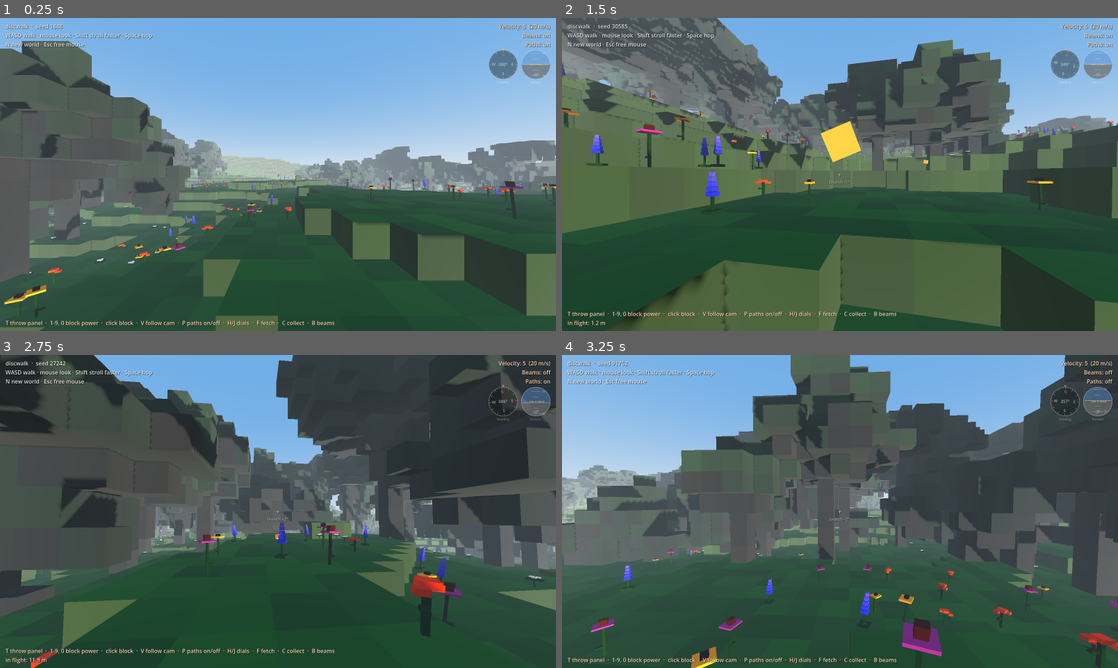
Above: before the commit, frames 1-4 (two rows, left to right).
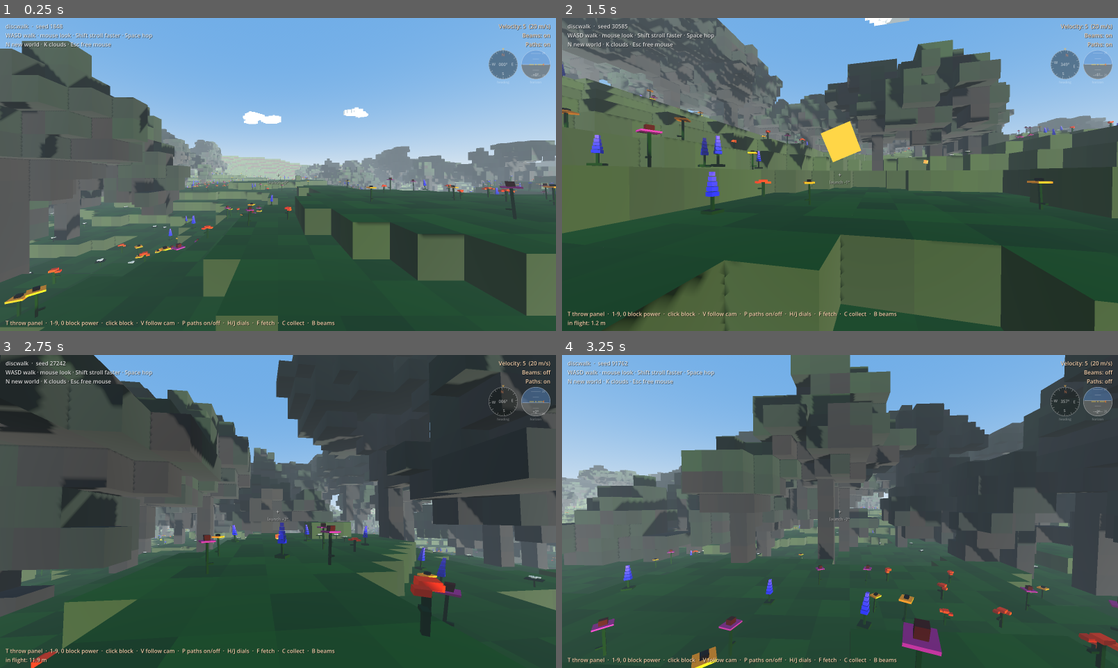
Above: after the commit, the same moments.

Repository: ghukill/discwalk
Game: Godot game, scene res://scenes/main.tscn
Same seed, same stepped clock (60 frames per second), same inputs: the game is played once before the commit and once after it.
Inputs (mouse positions are in pixels of both pictures, inside the frame that each line leads up to):
- Up to frame 1 (0.25 s): no input
- Up to frame 2 (1.5 s): tap Enter at 0.5 s; move the mouse to (867, 174) at 0.52 s; hold N (new_world) 0.53-1.28 s; hold W (move_forward) from 0.53 s (still down); click (867, 174) at 0.67 s; tap Space (jump) at 0.77 s; tap K (clouds, bound only after the commit) at 0.8, 1.35 s; move the mouse to (812, 174) at 1.27 s; click (812, 174) at 1.42 s
- Up to frame 3 (2.75 s): keep holding W (move_forward); tap Space (jump) at 1.52 s; tap N (new_world) at 1.55 s; move the mouse to (289, 505) at 2.02 s; hold B (beams) from 2.03 s (still down); click (289, 505) at 2.17 s; tap K (clouds, bound only after the commit) at 2.3 s
- Up to frame 4 (3.25 s): keep holding W (move_forward); move the mouse to (834, 517) at 2.77 s; release B (beams) at 2.78 s; tap P (clear_paths) at 2.85 s; click (834, 517) at 2.92 s; tap Space (jump) at 3.02 s; tap N (new_world) at 3.05 s

The runs differ from the first frame. In frame 1, 0.4% of the frame differs, in the area x 8-67%, y 7-34%; in frame 2, 0.2%; in frame 3, 0.1%; in frame 4, 0.1%.

Commit message:
sky: fluffy voxel clouds drifting slowly overhead (K toggles)
11 cumulus heaps of 2 m blocks at 70-95 m, white tops / blue-grey bellies,
drifting ~1.2 m/s and wrapping around the world. Seeded per world. K or
--no-clouds to hide. tools/clouds_shots.gd.

Diff:
--- /dev/null
+++ b/scripts/clouds.gd
@@ -0,0 +1,126 @@
+extends Node3D
+## Fluffy voxel clouds drifting slowly, high above the world.
+##
+## A dozen or so clouds, each a little heap of chunky 2 m blocks: a few
+## overlapping squashed blobs on a flat-ish base, so they read as cumulus
+## puffs. White on top, a touch of blue-grey underneath. They drift with
+## `drift` (m/s, horizontal) and wrap around a box a bit larger than the world,
+## so they slide in from one edge and out the other. They cast faint moving
+## shadows (when they're within the sun's shadow range).
+##
+## Deterministic from the world seed; rebuilt with each new world.
+## K toggles them (thrower/main), `enabled` starts true.
+
+const CELL := 2.0                    ## Cloud block size (m).
+const TOP := Color(1.0, 1.0, 1.0)
+const SIDE := Color(0.93, 0.95, 0.98)
+const UNDER := Color(0.78, 0.82, 0.88)
+
+@export var count := 11
+@export var height_min := 70.0       ## Cloud base altitude range (m).
+@export var height_max := 95.0
+@export var drift := Vector2(1.1, 0.35)   ## m/s. The future wind can drive this.
+@export var margin := 120.0          ## Wrap box extends this far past the world.
+
+var world_size := 256.0
+var _clouds: Array[MeshInstance3D] = []
+var _material: StandardMaterial3D
+
+
+func _ready() -> void:
+	_material = StandardMaterial3D.new()
+	_material.vertex_color_use_as_albedo = true
+	_material.roughness = 1.0
+	_material.metallic_specular = 0.0
+	# Mostly lit by the sky: never goes dark grey on the shady side.
+	_material.emission_enabled = true
+	_material.emission = Color(0.55, 0.58, 0.62)
+	_material.emission_energy_multiplier = 0.35
+
+
+## (Re)build every cloud from `seed`.
+func generate(seed: int, size_m: float) -> void:
+	world_size = size_m
+	for c in _clouds:
+		c.queue_free()
+	_clouds.clear()
+	var rng := RandomNumberGenerator.new()
+	rng.seed = hash(seed * 7919 + 17)
+	for i in count:
+		var mi := MeshInstance3D.new()
+		mi.mesh = _cloud_mesh(rng)
+		mi.material_override = _material
+		mi.cast_shadow = GeometryInstance3D.SHADOW_CASTING_SETTING_ON
+		mi.position = Vector3(
+			rng.randf_range(-margin, world_size + margin),
+			rng.randf_range(height_min, height_max),
+			rng.randf_range(-margin, world_size + margin))
+		add_child(mi)
+		_clouds.append(mi)
+
+
+func _process(delta: float) -> void:
+	var lo := -margin
+	var span := world_size + margin * 2.0
+	for c in _clouds:
+		var p := c.position
+		p.x = lo + fposmod(p.x + drift.x * delta - lo, span)
+		p.z = lo + fposmod(p.z + drift.y * delta - lo, span)
+		c.position = p
+
+
+## One cloud: 3-6 squashed blobs on a voxel grid, bottom flattened, then only
+## the exposed block faces are meshed.
+func _cloud_mesh(rng: RandomNumberGenerator) -> ArrayMesh:
+	var cells := {}
+	var blobs := rng.randi_range(3, 6)
+	var length := rng.randf_range(14.0, 30.0)          # m, along x
+	var width := length * rng.randf_range(0.45, 0.8)    # m, along z
+	for b in blobs:
+		var c := Vector3(rng.randf_range(-length, length) * 0.5, 0.0,
+			rng.randf_range(-width, width) * 0.5)
+		# Middle blobs are bigger and taller: a heap, not a slab.
+		var central := 1.0 - clampf(absf(c.x) / (length * 0.5 + 0.01), 0.0, 1.0)
+		var rx := rng.randf_range(6.0, 10.0) * (0.7 + 0.5 * central)
+		var rz := rx * rng.randf_range(0.6, 0.9)
+		var ry := rng.randf_range(4.0, 6.5) * (0.6 + 0.6 * central)
+		for ix in range(floori((c.x - rx) / CELL), ceili((c.x + rx) / CELL) + 1):
+			for iz in range(floori((c.z - rz) / CELL), ceili((c.z + rz) / CELL) + 1):
+				for iy in range(0, ceili(ry / CELL) + 1):
+					var p := Vector3((ix + 0.5) * CELL, (iy + 0.5) * CELL, (iz + 0.5) * CELL)
+					var d := Vector3((p.x - c.x) / rx, p.y / ry, (p.z - c.z) / rz)
+					# A little noise on the surface so edges aren't perfect.
+					if d.length() < 1.0 + rng.randf_range(-0.12, 0.08):
+						cells[Vector3i(ix, iy, iz)] = true
+	var st := SurfaceTool.new()
+	st.begin(Mesh.PRIMITIVE_TRIANGLES)
+	var dirs := [Vector3i.UP, Vector3i.DOWN, Vector3i.LEFT, Vector3i.RIGHT, Vector3i.FORWARD, Vector3i.BACK]
+	for cell: Vector3i in cells:
+		for d: Vector3i in dirs:
+			if cells.has(cell + d):
+				continue
+			_face(st, cell, d)
+	return st.commit()
+
+
+func _face(st: SurfaceTool, cell: Vector3i, d: Vector3i) -> void:
+	var n := Vector3(d)
+	var centre := (Vector3(cell) + Vector3(0.5, 0.5, 0.5)) * CELL + n * CELL * 0.5
+	var u := Vector3.RIGHT if absf(n.x) < 0.5 else Vector3.BACK
+	var v := n.cross(u)
+	u *= CELL * 0.5
+	v *= CELL * 0.5
+	var a := centre - u - v
+	var b := centre + u - v
+	var c := centre + u + v
+	var e := centre - u + v
+	var col := TOP if d == Vector3i.UP else (UNDER if d == Vector3i.DOWN else SIDE)
+	# Sides shade toward the base, so each puff has a soft belly.
+	if d != Vector3i.UP and d != Vector3i.DOWN and cell.y == 0:
+		col = SIDE.lerp(UNDER, 0.5)
+	st.set_color(col)
+	st.set_normal(n)
+	# Front face points along n (clockwise winding seen from outside).
+	var tri := [a, c, b, a, e, c] if u.cross(v).dot(n) > 0.0 else [a, b, c, a, c, e]
+	for p in tri:
+		st.add_vertex(p)
--- a/scripts/main.gd
+++ b/scripts/main.gd
@@ -4,16 +4,25 @@
 
 const THROWER_SCRIPT := preload("res://scripts/thrower.gd")
 const DIALS_SCRIPT := preload("res://scripts/dials.gd")
+const CLOUDS_SCRIPT := preload("res://scripts/clouds.gd")
 
 @onready var terrain: Node3D = $Terrain
 @onready var player: CharacterBody3D = $Player
 @onready var hud: Label = $HUD/Help
 
 var thrower: Node
+var clouds: Node3D
 
 
 func _ready() -> void:
 	# Children are ready first, so the terrain has already generated.
+	clouds = Node3D.new()
+	clouds.set_script(CLOUDS_SCRIPT)
+	clouds.name = "Clouds"
+	add_child(clouds)
+	if "--no-clouds" in OS.get_cmdline_user_args():
+		clouds.visible = false
+	clouds.generate(terrain.world_seed, terrain.world_size)
 	_setup_throwing()
 	_place_player()
 	_update_hud()
@@ -110,10 +119,15 @@
 
 
 func _unhandled_input(event: InputEvent) -> void:
+	if event.is_action_pressed("clouds"):
+		clouds.visible = not clouds.visible
+		get_viewport().set_input_as_handled()
+		return
 	if event.is_action_pressed("new_world"):
 		terrain.world_seed = randi() % 100000
 		thrower.clear()
 		terrain.generate()
+		clouds.generate(terrain.world_seed, terrain.world_size)
 		_place_player()
 		_update_hud()
 
@@ -123,4 +137,4 @@
 
 
 func _update_hud() -> void:
-	hud.text = "discwalk  ·  seed %d\nWASD walk · mouse look · Shift stroll faster · Space hop\nN new world · Esc free mouse" % terrain.world_seed
+	hud.text = "discwalk  ·  seed %d\nWASD walk · mouse look · Shift stroll faster · Space hop\nN new world · K clouds · Esc free mouse" % terrain.world_seed
--- a/scripts/player.gd
+++ b/scripts/player.gd
@@ -122,6 +122,7 @@
 		"clear_paths": [KEY_P],
 		"dial_heading": [KEY_H],
 		"dial_horizon": [KEY_J],
+		"clouds": [KEY_K],
 		"throw_1": [KEY_1, KEY_KP_1], "throw_2": [KEY_2, KEY_KP_2],
 		"throw_3": [KEY_3, KEY_KP_3], "throw_4": [KEY_4, KEY_KP_4],
 		"throw_5": [KEY_5, KEY_KP_5], "throw_6": [KEY_6, KEY_KP_6],
--- /dev/null
+++ b/tools/clouds_shots.gd
@@ -0,0 +1,55 @@
+extends SceneTree
+## Screenshots of the clouds (needs a display): looking up a little from
+## spawn, a wide view across the world, then the same wide view 20 s later
+## (they should have drifted ~20 m).
+##
+##   godot --path . --resolution 1280x720 --script res://tools/clouds_shots.gd -- <out_dir>
+
+var _main: Node
+var _out := "/tmp/clouds_shots"
+var _f := 0
+var _p0 := Vector3.ZERO
+
+
+func _initialize() -> void:
+	var args := OS.get_cmdline_user_args()
+	if args.size() > 0 and not args[0].begins_with("--"):
+		_out = args[0]
+	DirAccess.make_dir_recursive_absolute(_out)
+	_main = load("res://scenes/main.tscn").instantiate()
+	root.add_child(_main)
+
+
+func _process(_d: float) -> bool:
+	_f += 1
+	var pl: Node3D = _main.get_node("Player")
+	var head: Node3D = pl.get_node("Head")
+	if _f == 5:
+		Input.mouse_mode = Input.MOUSE_MODE_VISIBLE
+		pl.rotation.y = deg_to_rad(-30)
+		head.rotation.x = deg_to_rad(14)
+		_p0 = _main.clouds._clouds[0].position
+	if _f == 30:
+		_grab("1_spawn_up")
+		head.rotation.x = deg_to_rad(4)
+		pl.rotation.y = deg_to_rad(150)
+	if _f == 50:
+		_grab("2_spawn_level")
+		var cam := Camera3D.new()
+		cam.far = 900
+		root.add_child(cam)
+		cam.current = true
+		var s: float = _main.terrain.world_size
+		cam.global_position = Vector3(-40, 60, s + 40)
+		cam.look_at(Vector3(s * 0.6, 50, s * 0.3), Vector3.UP)
+	if _f == 70:
+		_grab("3_wide")
+		var moved: float = _main.clouds._clouds[0].position.distance_to(_p0)
+		print("CLOUDS %d clouds, first moved %.1f m in %.1f s" % [_main.clouds._clouds.size(), moved, _f / 60.0])
+		quit()
+	return false
+
+
+func _grab(name: String) -> void:
+	root.get_viewport().get_texture().get_image().save_png("%s/%s.png" % [_out, name])
+	print("SHOT ", name)
Not shown, changed: README.md
Not shown, changed: docs/ARCHITECTURE.md
Not shown, changed: docs/CONFIG.md
